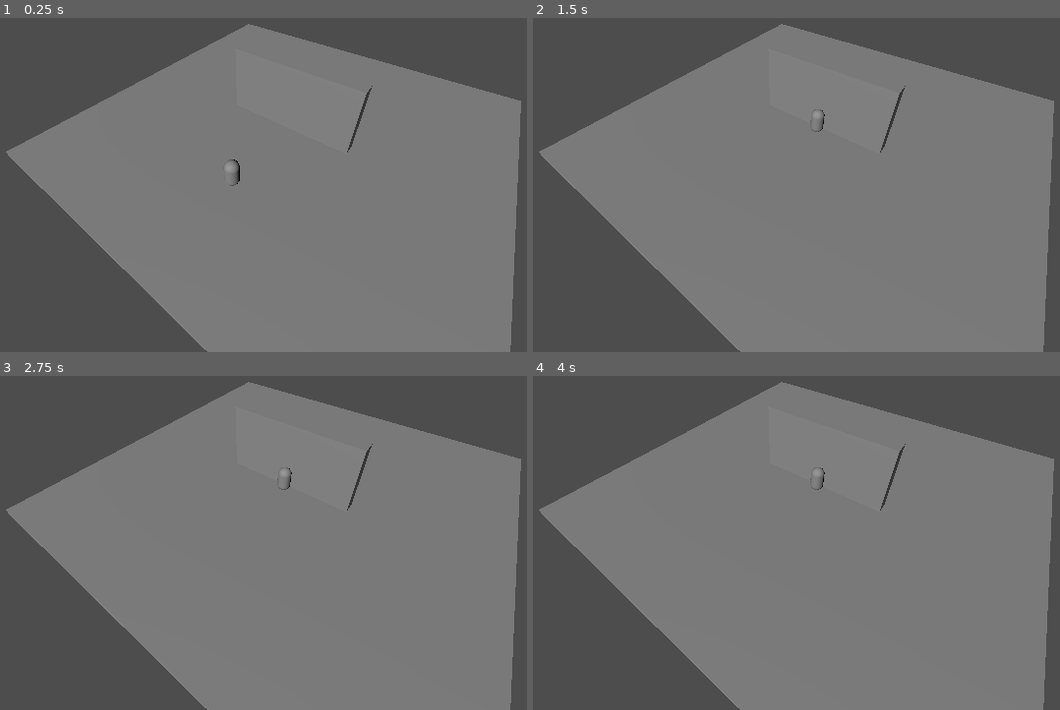
Above: before the commit, frames 1-4 (two rows, left to right).
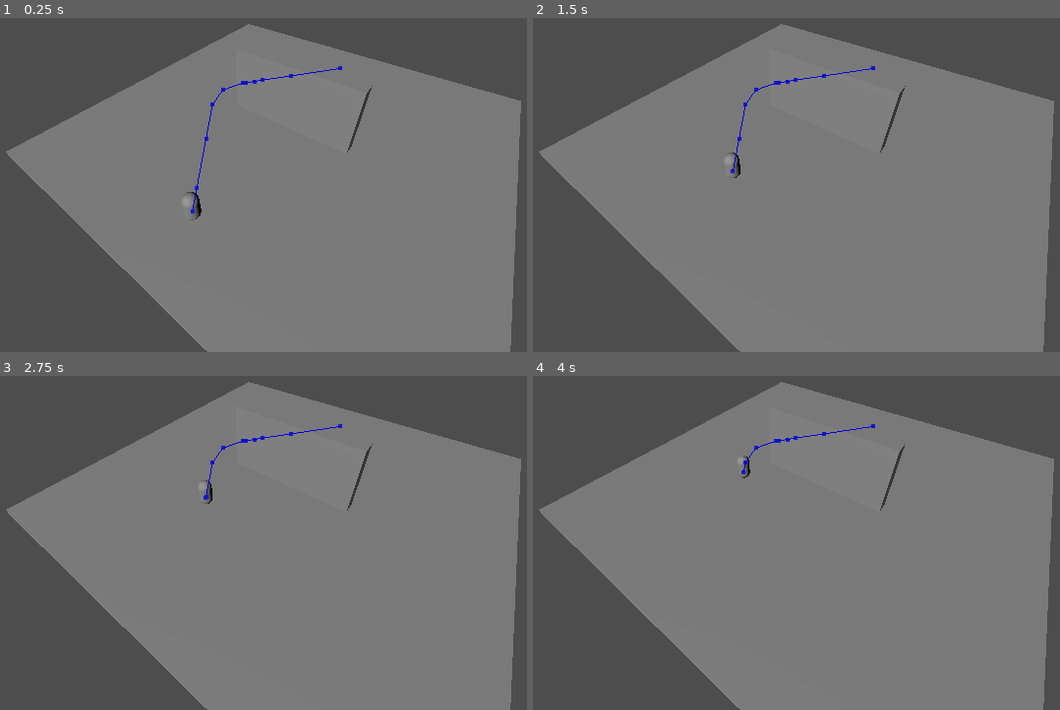
Above: after the commit, the same moments.

Repository: sjgillGit/GWJ80
Game: Godot game, scene res://PrivateDevRoom/env_nav/nav_test.tscn
The game is run twice, just before and just after one commit, with the same random seed, the same clock (stepped at 60 frames per second) and the same inputs.
Inputs (mouse positions are in pixels of both pictures, inside the frame that each line leads up to):
- Up to frame 1 (0.25 s): no input
- Up to frame 2 (1.5 s): tap Enter at 0.5 s; move the mouse to (954, 108) at 0.52 s; hold D (move_right) 0.53-1.25 s; hold Space (jump) 0.53-1.25 s; click (954, 108) at 0.67 s; drag from (622, 154) to (738, 218) at 1.27 s
- Up to frame 3 (2.75 s): move the mouse to (326, 392) at 2.02 s; hold D (move_right) from 2.03 s (still down); hold E (grab_item) from 2.03 s (still down); tap Space (jump) at 2.3 s
- Up to frame 4 (4 s): release D (move_right) at 2.75 s; release E (grab_item) at 2.75 s; drag from (738, 576) to (543, 422) at 2.77 s; tap Space (jump) at 3.5 s; move the mouse to (1012, 556) at 3.52 s; hold A (move_left) from 3.53 s (still down); hold Space (jump) from 3.53 s (still down)

The runs differ from the first frame. In frame 1, 0.4% of the frame differs, in the area x 34-65%, y 14-61%; in frame 2, 0.3%; in frame 3, 0.2%; in frame 4, 0.2%.
Error after the commit: Error calling GDScript utility function "len()": Value of type 'int' can't provide a length. (res://PrivateDevRoom/env_nav/npc_pathfinding.gd:39)

Commit message:
nav_mesh updates

Diff:
--- a/PrivateDevRoom/env_nav/nav_test.tscn
+++ b/PrivateDevRoom/env_nav/nav_test.tscn
@@ -2,9 +2,10 @@
 
 [ext_resource type="Script" uid="uid://d2112k28t46qy" path="res://PrivateDevRoom/env_nav/npc_pathfinding.gd" id="1_02u15"]
 
-[sub_resource type="NavigationMesh" id="NavigationMesh_6q3ud"]
-vertices = PackedVector3Array(-14.5, 0.75, 0, -5.5, 0.75, 0, -5.25, 0.75, -1, -3.25, 0.75, -14.5, -14.5, 0.75, -14.5, -3.25, 0.75, -1, 3.5, 0.75, -1, 3.5, 0.75, -14.5, 5.5, 0.75, -1, 5.75, 0.75, 0, 14.5, 0.75, 0, 14.5, 0.75, -14.5, -5.25, 0.75, 1.25, -14.5, 0.75, 14.5, -4, 0.75, 14.5, -3.75, 0.75, 1.25, 5.25, 0.75, 1.25, 4, 0.75, 14.5, 14.5, 0.75, 14.5, 3.75, 0.75, 1.25)
-polygons = [PackedInt32Array(1, 0, 2), PackedInt32Array(2, 0, 4), PackedInt32Array(2, 4, 3), PackedInt32Array(3, 5, 2), PackedInt32Array(3, 7, 5), PackedInt32Array(5, 7, 6), PackedInt32Array(9, 8, 10), PackedInt32Array(10, 8, 11), PackedInt32Array(11, 8, 7), PackedInt32Array(8, 6, 7), PackedInt32Array(1, 12, 0), PackedInt32Array(0, 12, 13), PackedInt32Array(13, 12, 14), PackedInt32Array(12, 15, 14), PackedInt32Array(9, 10, 16), PackedInt32Array(16, 10, 18), PackedInt32Array(16, 18, 17), PackedInt32Array(17, 19, 16), PackedInt32Array(15, 19, 14), PackedInt32Array(14, 19, 17)]
+[sub_resource type="NavigationMesh" id="NavigationMesh_02u15"]
+vertices = PackedVector3Array(-13, 0.75, 0, -7, 0.75, 0, -6.25, 0.75, -2, -5.25, 0.75, -2.5, -3.25, 0.75, -13, -13, 0.75, -13, -3.25, 0.75, -2.5, 3.5, 0.75, -2.5, 3.5, 0.75, -13, 6.5, 0.75, -2, 7.25, 0.75, 0, 13, 0.75, 0, 5.5, 0.75, -2.5, 13, 0.75, -13, -6.25, 0.75, 2.25, -13, 0.75, 13, -4, 0.75, 13, -3.75, 0.75, 2.75, 6.25, 0.75, 2.25, 4, 0.75, 13, 13, 0.75, 13, 3.75, 0.75, 2.75)
+polygons = [PackedInt32Array(2, 1, 0), PackedInt32Array(2, 0, 3), PackedInt32Array(3, 0, 5), PackedInt32Array(3, 5, 4), PackedInt32Array(4, 6, 3), PackedInt32Array(4, 8, 6), PackedInt32Array(6, 8, 7), PackedInt32Array(11, 10, 9), PackedInt32Array(9, 12, 11), PackedInt32Array(11, 12, 13), PackedInt32Array(13, 12, 8), PackedInt32Array(12, 7, 8), PackedInt32Array(1, 14, 0), PackedInt32Array(0, 14, 15), PackedInt32Array(15, 14, 16), PackedInt32Array(16, 14, 17), PackedInt32Array(10, 11, 18), PackedInt32Array(18, 11, 20), PackedInt32Array(18, 20, 19), PackedInt32Array(19, 21, 18), PackedInt32Array(17, 21, 16), PackedInt32Array(16, 21, 19)]
+agent_radius = 2.0
 
 [sub_resource type="BoxMesh" id="BoxMesh_6q3ud"]
 
@@ -28,8 +29,8 @@
 
 [node name="NavigationRegion3D" type="NavigationRegion3D" parent="."]
 transform = Transform3D(1, 0, 0, 0, 1, 0, 0, 0, 1, -0.00302792, -4.76837e-07, 0.0377234)
-navigation_mesh = SubResource("NavigationMesh_6q3ud")
-navigation_layers = 3
+navigation_mesh = SubResource("NavigationMesh_02u15")
+navigation_layers = 2
 
 [node name="MeshInstance3D" type="MeshInstance3D" parent="NavigationRegion3D"]
 transform = Transform3D(30, 0, 0, 0, 0.5, 0, 0, 0, 30, 0, 0, 0)
@@ -51,33 +52,26 @@
 [node name="CollisionShape3D" type="CollisionShape3D" parent="NavigationRegion3D/MeshInstance3D2/StaticBody3D"]
 shape = SubResource("BoxShape3D_iiwat")
 
-[node name="NavigationObstacle3D" type="NavigationObstacle3D" parent="NavigationRegion3D/MeshInstance3D2"]
-vertices = PackedVector3Array(0.520945, 0, -0.196841, 0.507905, 0, 0.573609, -0.448522, 0, 0.649202, -0.476059, 0, -0.228885)
-affect_navigation_mesh = true
-avoidance_layers = 2
-use_3d_avoidance = true
-
-[node name="CharacterBody3D" type="CharacterBody3D" parent="NavigationRegion3D"]
-transform = Transform3D(1, 0, 0, 0, 1, 0, 0, 0, 1, 0, 1.33444, 11.1535)
+[node name="CharacterBody3D" type="CharacterBody3D" parent="."]
+transform = Transform3D(1, 0, 0, 0, 1, 0, 0, 0, 1, -0.00302792, 1.40019, 11.1912)
 collision_layer = 3
 collision_mask = 3
 script = ExtResource("1_02u15")
 speed = 15.0
 destination = Vector3(0, 0, -10)
 
-[node name="MeshInstance3D" type="MeshInstance3D" parent="NavigationRegion3D/CharacterBody3D"]
+[node name="MeshInstance3D" type="MeshInstance3D" parent="CharacterBody3D"]
 mesh = SubResource("CapsuleMesh_02u15")
 
-[node name="CollisionShape3D" type="CollisionShape3D" parent="NavigationRegion3D/CharacterBody3D"]
+[node name="CollisionShape3D" type="CollisionShape3D" parent="CharacterBody3D"]
 shape = SubResource("CapsuleShape3D_iiwat")
 
-[node name="NavigationAgent3D" type="NavigationAgent3D" parent="NavigationRegion3D/CharacterBody3D"]
+[node name="NavigationAgent3D" type="NavigationAgent3D" parent="CharacterBody3D"]
 navigation_layers = 3
 avoidance_enabled = true
-height = 10.0
-radius = 10.0
-neighbor_distance = 10.0
 use_3d_avoidance = true
-avoidance_layers = 2
-avoidance_mask = 2
+avoidance_layers = 3
+avoidance_mask = 3
 debug_enabled = true
+debug_use_custom = true
+debug_path_custom_color = Color(4.52429e-06, 0, 0.871864, 1)
--- a/PrivateDevRoom/env_nav/npc_pathfinding.gd
+++ b/PrivateDevRoom/env_nav/npc_pathfinding.gd
@@ -10,23 +10,50 @@
 		return accel
 	set (accel_in):
 		accel = accel_in
+var holding_object: bool = false:
+	get:
+		return holding_object
 
+# These values are for determining semi-random positions in the level for pathfinding
+@export var lower_x : float = 0.0
+@export var lower_y : float = 0.0
+@export var lower_z : float = 0.0
+@export var upper_x : float = 0.0
+@export var upper_y : float = 0.0
+@export var upper_z : float = 0.0
+
+# Value for number of locations npc spawned will want to walk towards
+@export var number_of_locations : int = 0
+
+# This is mainly for testing purposes, unless we want npc to only go towards one location
 @export var destination: Vector3 = Vector3.ZERO
 
+# Navigation agent
 @onready var nav: NavigationAgent3D = $NavigationAgent3D
 
-# For testing, reapply destination with random value - remove before merging with player scripts
-func _unhandled_input(event: InputEvent) -> void:
-	if event.is_action_pressed("jump"):
-		var random_position = Vector3.ZERO
-		random_position.x = randf_range(-10.0, 10.0)
-		random_position.y = randf_range(-10.0, 10.0)
-		nav.set_target_position(random_position)
+var paths = []
+
+# The purpose is to get random range of coordinates npc wants to go towards
+func set_random_path_list():
+	var path_list = []
+	for i in range(len(number_of_locations)):
+		var x = randf_range(lower_x, upper_x)
+		var y = randf_range(lower_y, upper_y)
+		var z = randf_range(lower_z, upper_z)
+		path_list.append(Vector3(x, y, z))
+	return path_list
+
+func _ready() -> void:
+	set_random_path_list()
 
 func _physics_process(delta: float) -> void:
 	nav.set_target_position(destination)
 	var dest = nav.target_position
 	var local_destination = dest - global_position
-	var direction = local_destination.normalized()
-	velocity = direction * speed
+	var direction = (nav.get_next_path_position() - global_position).normalized()
+
+	if not holding_object:
+		velocity = (direction * speed * accel) * delta
+	else:
+		velocity = (direction * speed) * delta
 	move_and_slide()
--- /dev/null
+++ b/npc.tscn
@@ -0,0 +1,20 @@
+[gd_scene load_steps=4 format=3 uid="uid://c6au2w5mnmlyi"]
+
+[ext_resource type="Script" uid="uid://d2112k28t46qy" path="res://PrivateDevRoom/env_nav/npc_pathfinding.gd" id="1_ideak"]
+
+[sub_resource type="CapsuleShape3D" id="CapsuleShape3D_v7lw1"]
+
+[sub_resource type="CapsuleMesh" id="CapsuleMesh_ideak"]
+
+[node name="Node3D" type="Node3D"]
+
+[node name="CharacterBody3D" type="CharacterBody3D" parent="."]
+script = ExtResource("1_ideak")
+
+[node name="CollisionShape3D" type="CollisionShape3D" parent="CharacterBody3D"]
+shape = SubResource("CapsuleShape3D_v7lw1")
+
+[node name="MeshInstance3D" type="MeshInstance3D" parent="CharacterBody3D"]
+mesh = SubResource("CapsuleMesh_ideak")
+
+[node name="NavigationAgent3D" type="NavigationAgent3D" parent="CharacterBody3D"]
